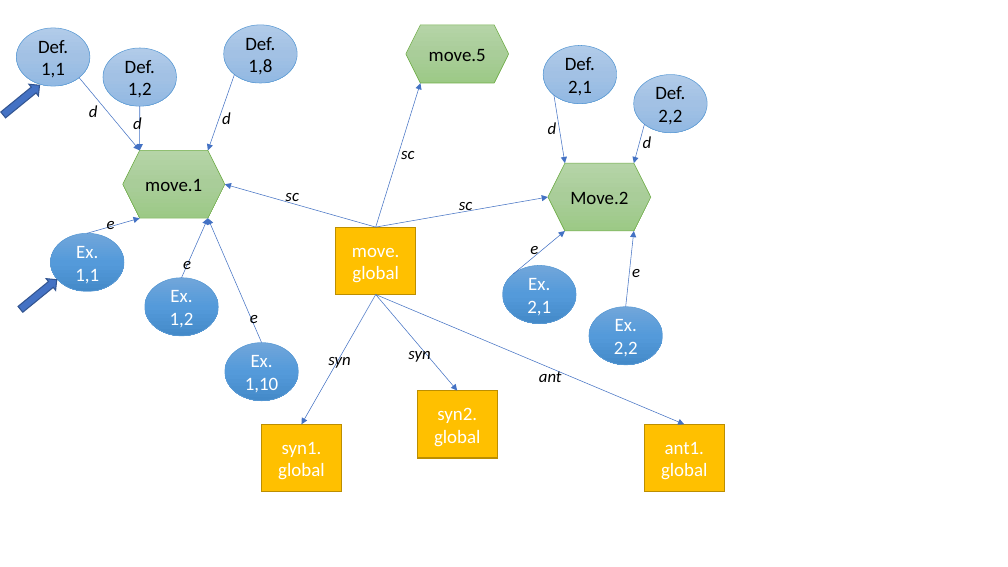
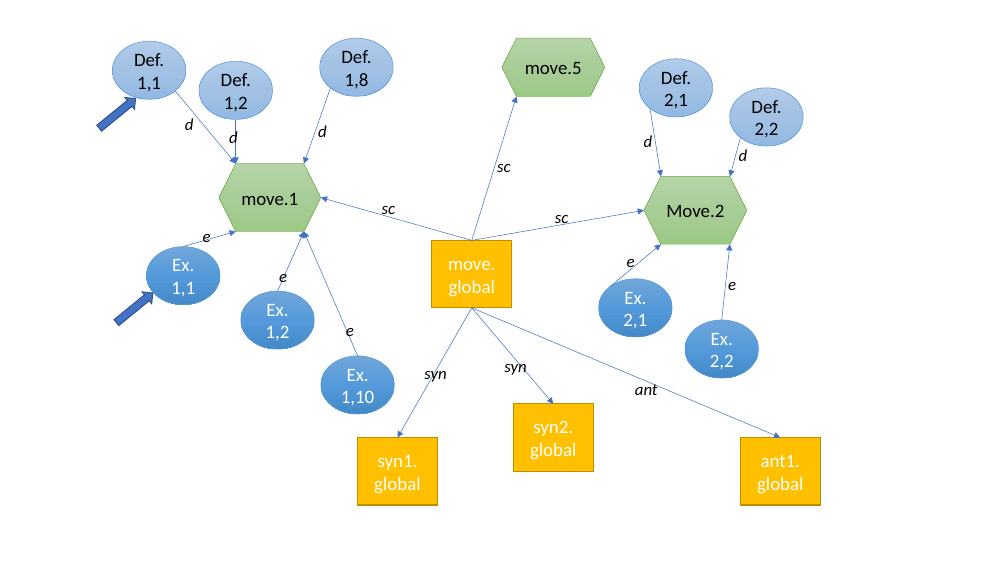
Before and after one commit to AndreaLK3/Multi-sense-LM, a slide deck: slide 2 of Plan_Task1.pptx. Drawn at 1008x567 pixels with LibreOffice and Linux fonts; fonts in the diff are those of the drawing. Boxes give left, top, right and bottom in pixels: in the first picture for what was removed or moved away, otherwise in the second. Text is boxed around its words. In the diff, an @@ line names an element or a change of style, - is before the commit and + after.

```diff
--- a/Plan_Task1.pptx
+++ b/Plan_Task1.pptx
@@ 5 arrows, 3 texts: place and size @@
-5 arrows, 3 texts at (87,107,652,362)
+5 arrows, 3 texts at (183,119,748,375)
@@ 13 texts, 11 arrows, 10 ellipses, 4 rectangles, 3 hexagons, 2 right arrows: place and size @@
-13 texts, 11 arrows, 10 ellipses, 4 rectangles, 3 hexagons, 2 right arrows at (0,25,724,492)
+13 texts, 11 arrows, 10 ellipses, 4 rectangles, 3 hexagons, 2 right arrows at (94,38,820,505)
```
Also in this commit, not shown: 9 other files.
